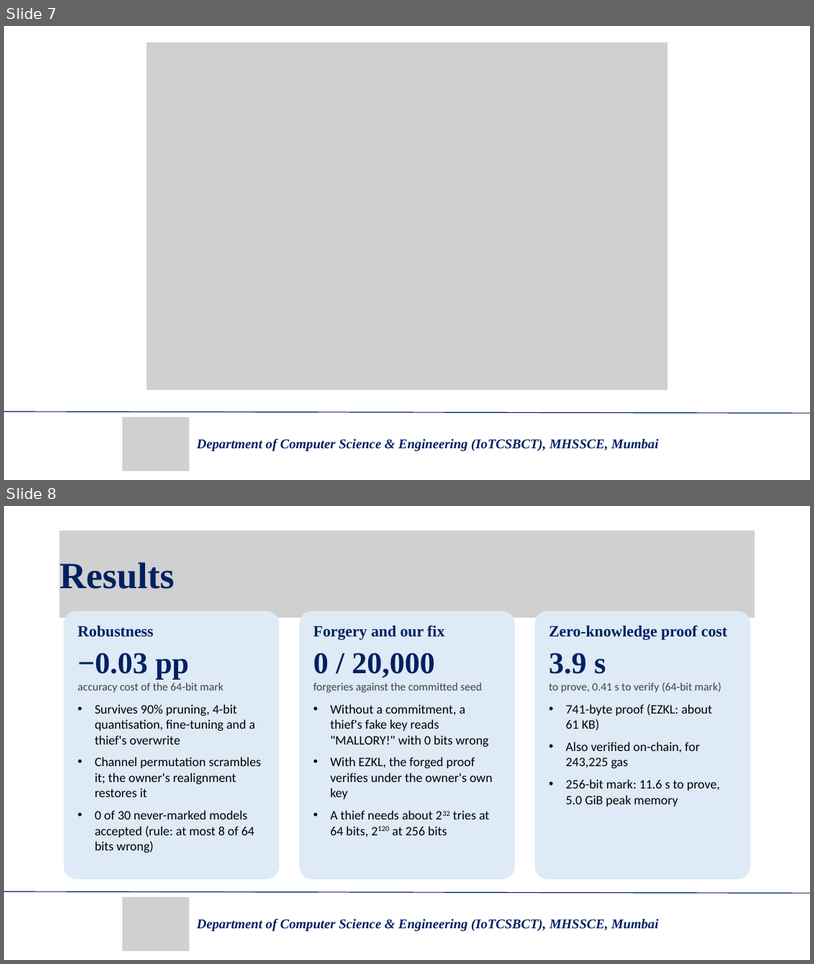
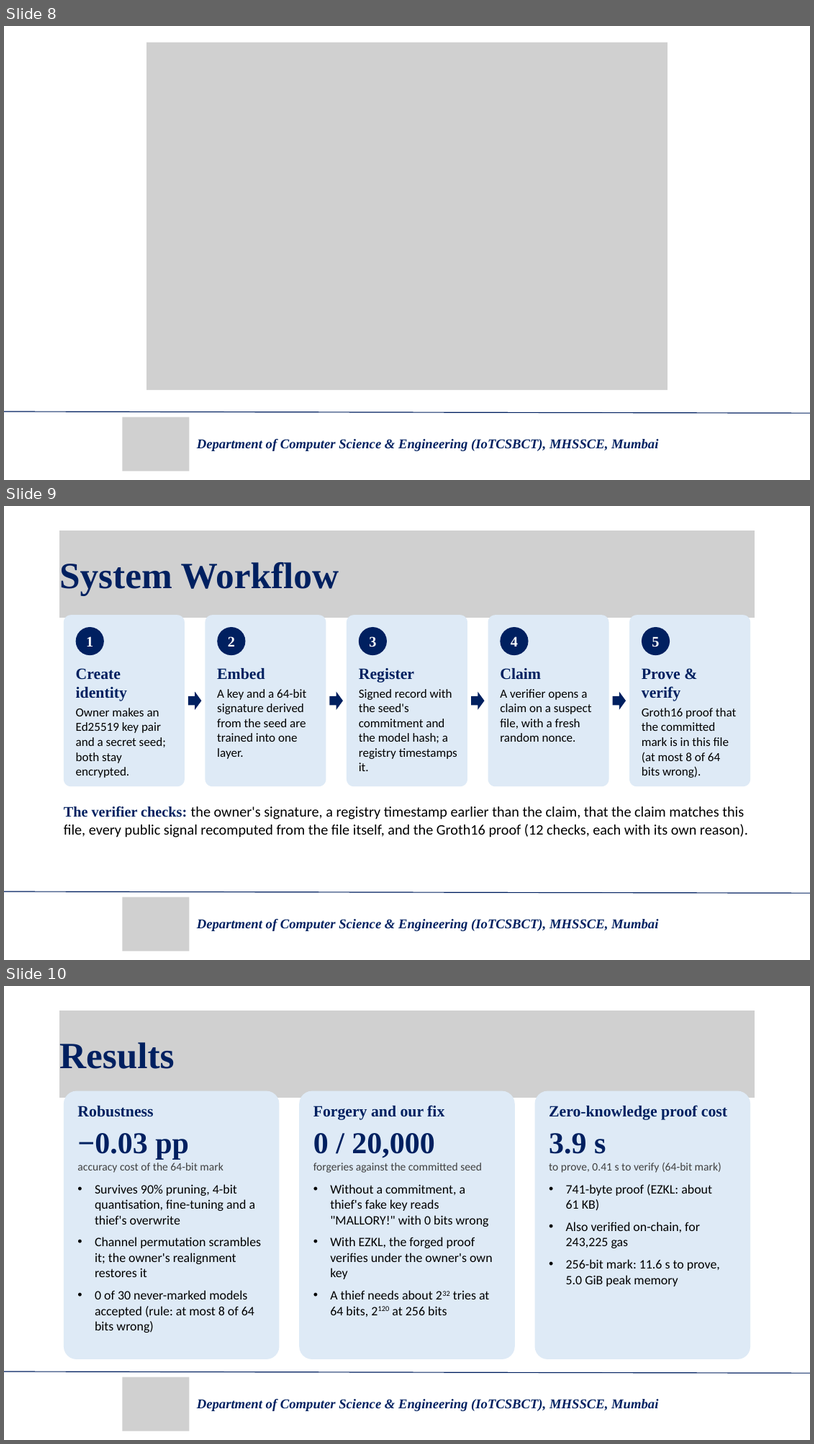
Before and after one commit to samidaire/owasp-ai-model-watermarking, a slide deck: OWASP AI Model Watermarking - Updated.pptx. Shown one above the other, each under a label of ours: slides 7 and 8 before the commit, slides 8, 9 and 10 after it. The pictures are 814x964 and 814x1444 pixels, drawn with LibreOffice and Linux fonts; fonts in the diff are those of the drawing; grey boxes stand for pictures. Boxes give left, top, right and bottom in pixels: in the first picture for what was removed or moved away, otherwise in the second. Text is boxed around its words. In the diff, an @@ line names an element or a change of style, - is before the commit and + after.

Commit message:
docs: expand the review presentation to 15 slides
Objectives is its own slide again (the original wording); the problem statement keeps the research gap and our
approach. Adds back the System Workflow slide (five protocol steps and the verifier's checks) and the Working
Prototype slide (dashboard and Verify ownership screenshots from docs/guide/img).

```diff
--- a/OWASP AI Model Watermarking - Updated.pptx
+++ b/OWASP AI Model Watermarking - Updated.pptx
@@ slide 9 added at box(4, 506, 810, 960), background #FFFFFF @@
@@ picture added at box(59, 530, 755, 618) @@
@@ text added at box(59, 562, 339, 595), 66 pt, text #002060, bold @@
+System Workflow
@@ rounded rectangle added at box(64, 615, 185, 786), fill #DEEAF6 @@
@@ ellipse added at box(76, 627, 104, 655), fill #002060, 26 pt, text #FFFFFF, bold @@
+1
@@ rounded rectangle added at box(205, 615, 326, 786), fill #DEEAF6 @@
@@ ellipse added at box(217, 627, 245, 655), fill #002060, 26 pt, text #FFFFFF, bold @@
+2
@@ rounded rectangle added at box(347, 615, 468, 786), fill #DEEAF6 @@
@@ ellipse added at box(359, 627, 387, 655), fill #002060, 26 pt, text #FFFFFF, bold @@
+3
@@ rounded rectangle added at box(489, 615, 610, 786), fill #DEEAF6 @@
@@ ellipse added at box(500, 627, 529, 655), fill #002060, 26 pt, text #FFFFFF, bold @@
+4
@@ rounded rectangle added at box(630, 615, 751, 786), fill #DEEAF6 @@
@@ ellipse added at box(642, 627, 670, 655), fill #002060, 26 pt, text #FFFFFF, bold @@
+5
@@ text added at box(76, 668, 166, 777), 22 pt, text #000000 @@
+Create identity
+Owner makes an Ed25519 key pair and a secret seed; both stay encrypted.
@@ text added at box(217, 668, 306, 759), 22 pt, text #000000 @@
+Embed
+A key and a 64-bit signature derived from the seed are trained into one layer.
@@ text added at box(359, 668, 458, 771), 22 pt, text #000000 @@
+Register
+Signed record with the seed's commitment and the model hash; a registry timestamps it.
@@ text added at box(500, 668, 592, 741), 22 pt, text #000000 @@
+Claim
+A verifier opens a claim on a suspect file, with a fresh random nonce.
@@ text added at box(642, 668, 736, 777), 22 pt, text #000000 @@
+Prove & verify
+Groth16 proof that the committed mark is in this file (at most 8 of 64 bits wrong).
@@ right arrow added at box(188, 692, 201, 710), fill #002060 @@
@@ right arrow added at box(329, 692, 343, 710), fill #002060 @@
@@ right arrow added at box(471, 692, 485, 710), fill #002060 @@
@@ right arrow added at box(613, 692, 626, 710), fill #002060 @@
@@ text added at box(64, 806, 748, 837), 26 pt, text #000000 @@
+The verifier checks: the owner's signature, a registry timestamp earlier than the claim, that the claim matches this file, every public signal recomputed from the file itself, and the Groth16 proof (12 checks, each with its own reason).
@@ line added from (4, 891) to (810, 893), #002060 1.5 pt @@
@@ picture added at box(123, 897, 190, 951) @@
@@ text added at box(197, 919, 658, 931), 24 pt, text #002060, bold, italic @@
+Department of Computer Science & Engineering (IoTCSBCT), MHSSCE, Mumbai
@@ what was slide 7 is now slide 8 @@
@@ what was slide 8 is now slide 10 @@
```
Also in this commit, not shown: 2 slides changed, 2 other slides added.
